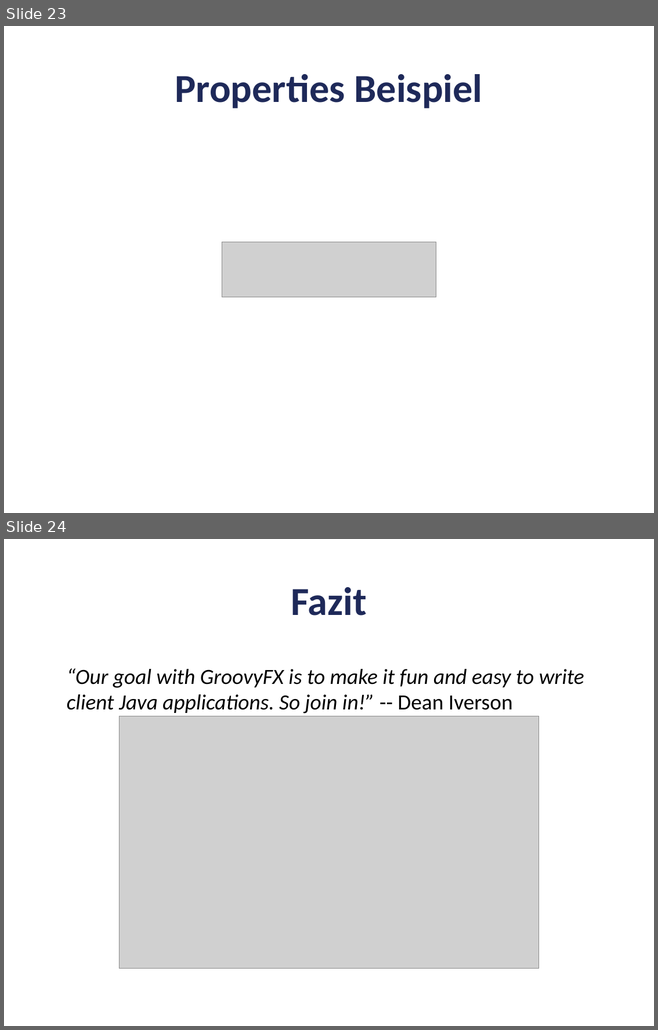
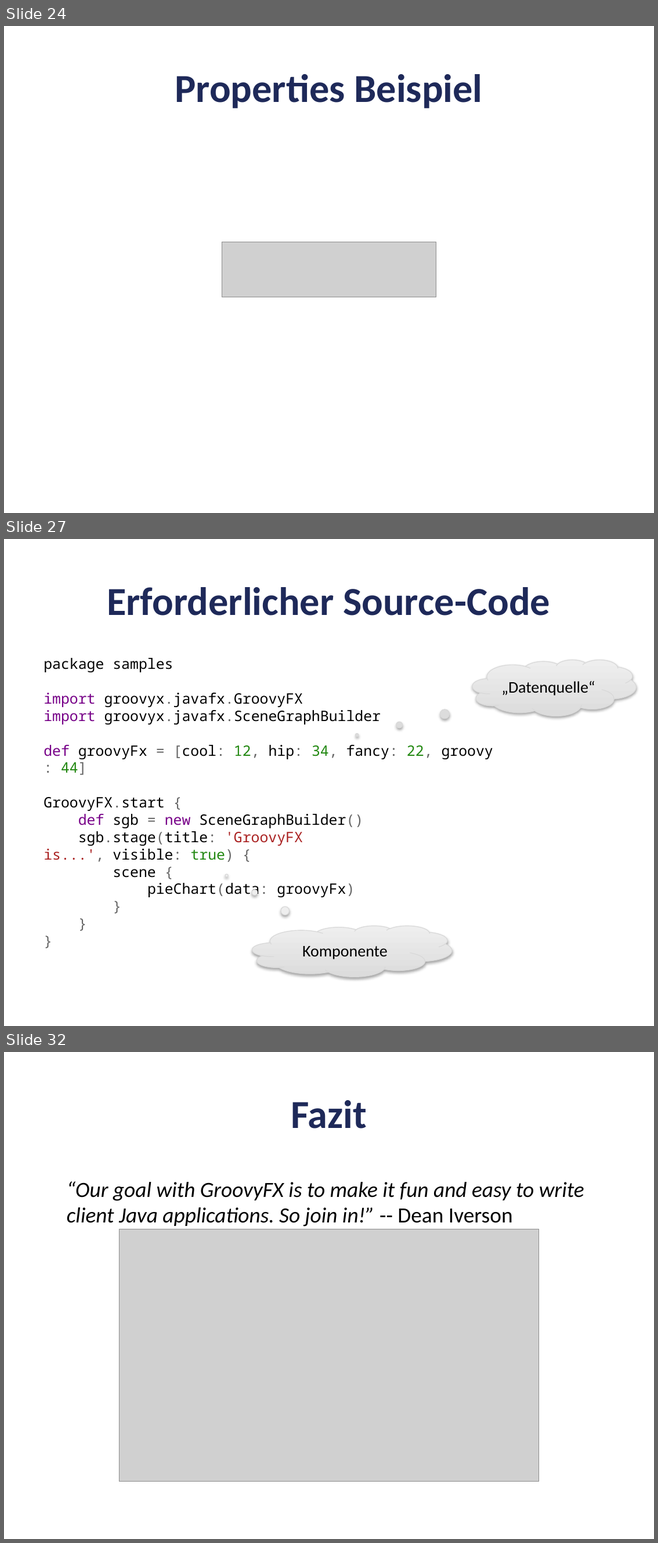
Before and after one commit to codescape/presentations, a slide deck: groovyfx-entfesselt-javafx/groovyfx-oop-2012.pptx. Shown one above the other, each under a label of ours: slides 23 and 24 before the commit, slides 24, 27 and 32 after it; the slides between them are not shown. The pictures are 658x1030 and 658x1543 pixels, drawn with LibreOffice and Linux fonts; fonts in the diff are those of the drawing; grey boxes stand for pictures; background and template pictures are left out. Boxes give left, top, right and bottom in pixels: in the first picture for what was removed or moved away, otherwise in the second. Text is boxed around its words. In the diff, an @@ line names an element or a change of style, - is before the commit and + after.

Commit message:
added new sample and new slides

```diff
--- a/groovyfx-entfesselt-javafx/groovyfx-oop-2012.pptx
+++ b/groovyfx-entfesselt-javafx/groovyfx-oop-2012.pptx
@@ slide 27 added at [4,539,654,1026], background #FFFFFF @@
@@ title added at [107,587,550,616], 44 pt, text #1E2959, bold @@
+Erforderlicher Source-Code
@@ text added at [43,658,493,897], 16 pt, text #000000 @@
+package samples
+import groovyx.javafx.GroovyFX
+import groovyx.javafx.SceneGraphBuilder
+def groovyFx = [cool: 12, hip: 34, fancy: 22, groovy: 44]
+GroovyFX.start {
+def sgb = new SceneGraphBuilder()
+sgb.stage(title: 'GroovyFX is...', visible: true) {
+scene {
+pieChart(data: groovyFx)
+}
+}
+}
@@ thought cloud added at [471,660,636,716], fill gradient #DDDDDD to #EFEFEF, outline #D8D8D8 0.75 pt, 18 pt, text #000000 @@
+„Datenquelle“
@@ thought cloud added at [252,925,452,977], fill gradient #DDDDDD to #EFEFEF, outline #D8D8D8 0.75 pt, 18 pt, text #000000 @@
+Komponente
@@ what was slide 23 is now slide 24 @@
@@ what was slide 24 is now slide 32 @@
```
Also in this commit, not shown: 4 slides changed, 7 other slides added, 3 other files.
